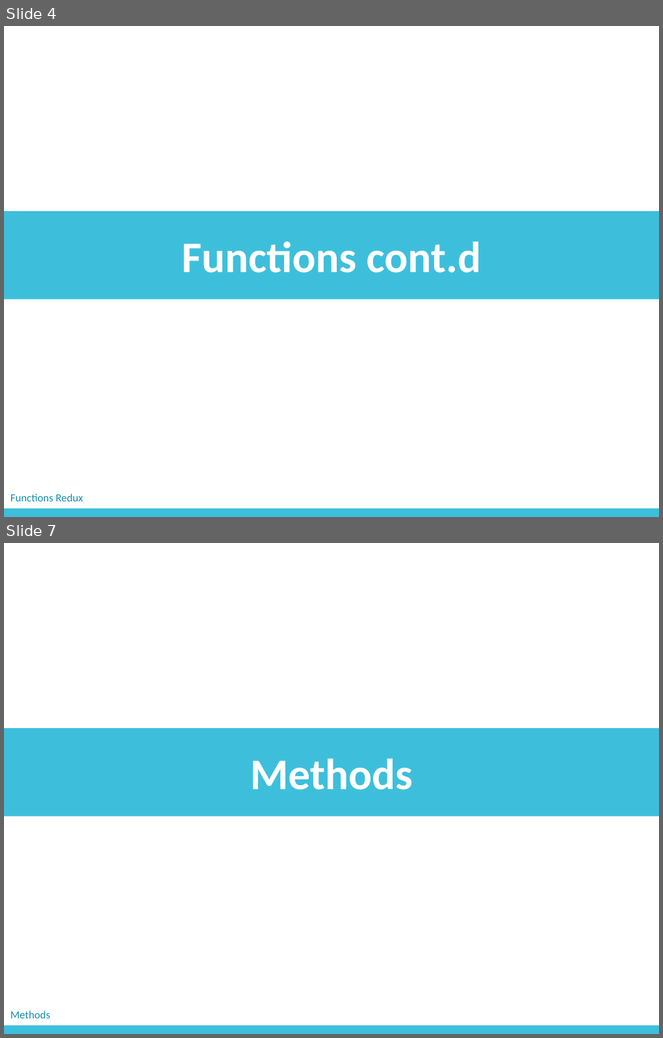
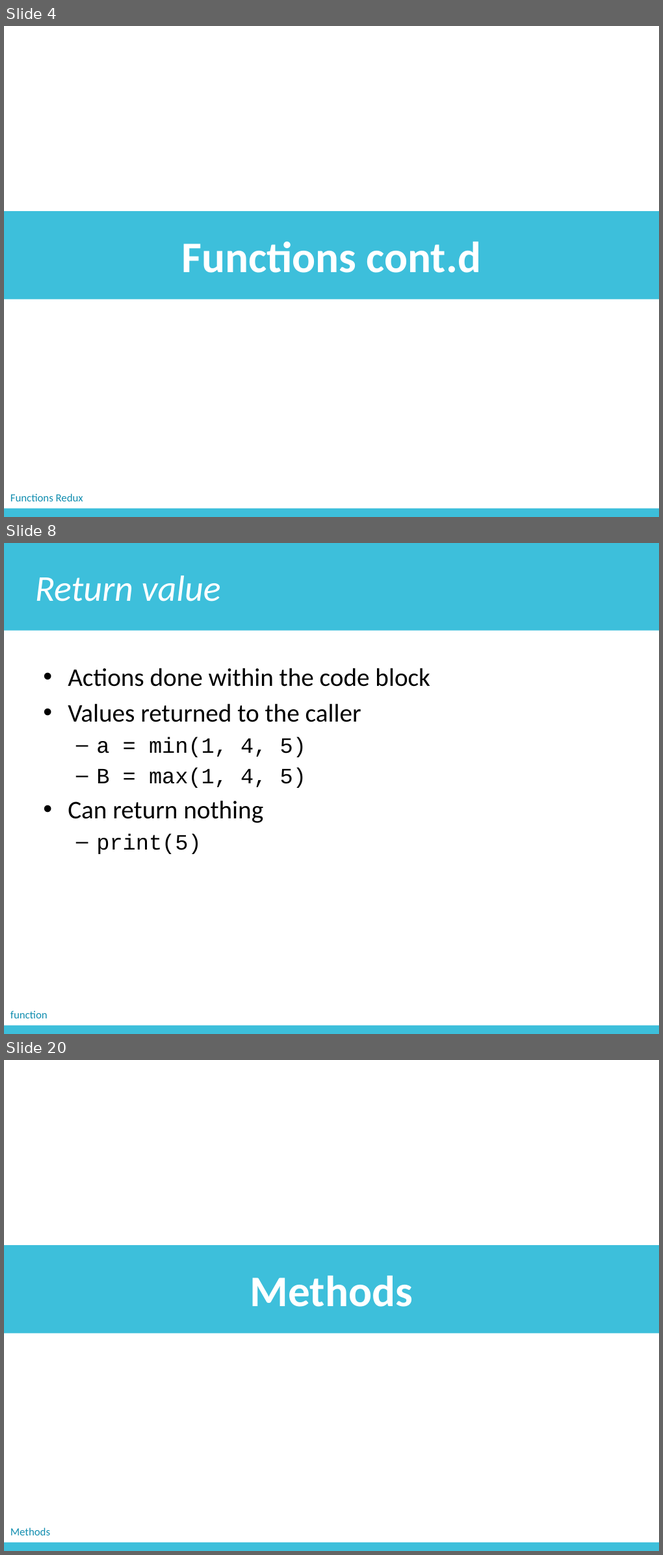
Before and after one commit to zichengliao/zuics101-fa17, a slide deck: lectures/lec05/lec05.pptx. Shown one above the other, each under a label of ours: slides 4 and 7 before the commit, slides 4, 8 and 20 after it; the slides between them are not shown. The pictures are 663x1038 and 663x1555 pixels, drawn with LibreOffice and Linux fonts; fonts in the diff are those of the drawing. Boxes give left, top, right and bottom in pixels: in the first picture for what was removed or moved away, otherwise in the second. Text is boxed around its words. In the diff, an @@ line names an element or a change of style, - is before the commit and + after.

```diff
--- a/lectures/lec05/lec05.pptx
+++ b/lectures/lec05/lec05.pptx
@@ slide 8 added at (x1=4, y1=543, x2=659, y2=1034), background #FFFFFF @@
@@ rectangle added at (x1=4, y1=543, x2=659, y2=630), fill #3DBFDB, 40 pt, text #FFFFFF, italic @@
+Return value
@@ text added at (x1=68, y1=668, x2=430, y2=854), 28 pt, text #000000 @@
+• Actions done within the code block
+• Values returned to the caller
+  – a = min(1, 4, 5)
+  – B = max(1, 4, 5)
+• Can return nothing
+  – print(5)
@@ rectangle added at (x1=4, y1=1026, x2=659, y2=1034), fill #3DBFDB @@
@@ text added at (x1=10, y1=1011, x2=48, y2=1019), 12 pt, text #118EB0 @@
+function
@@ what was slide 7 is now slide 20 @@
```
Also in this commit, not shown: 2 slides changed, 12 other slides added, 4 other files.
